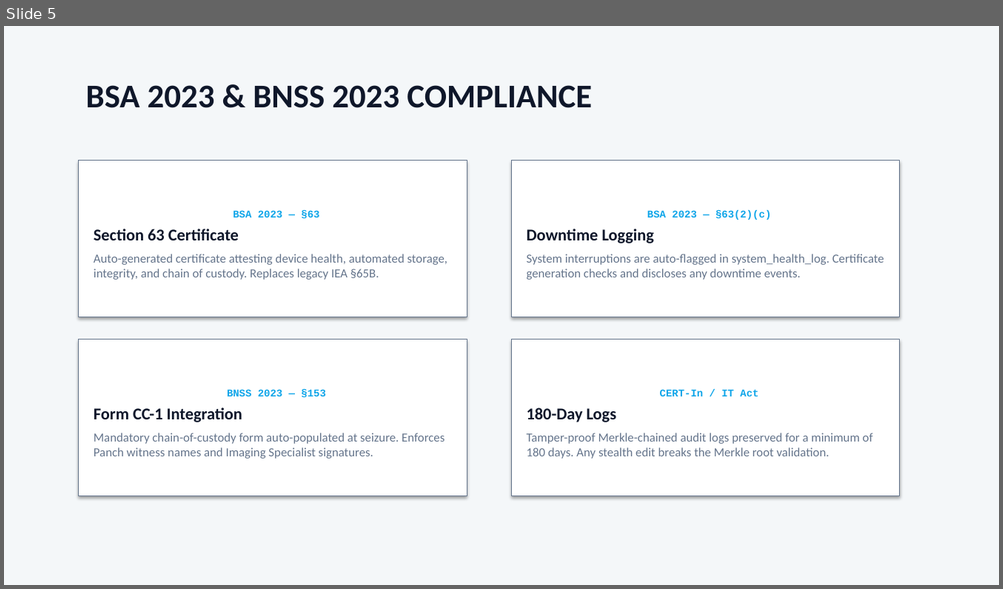
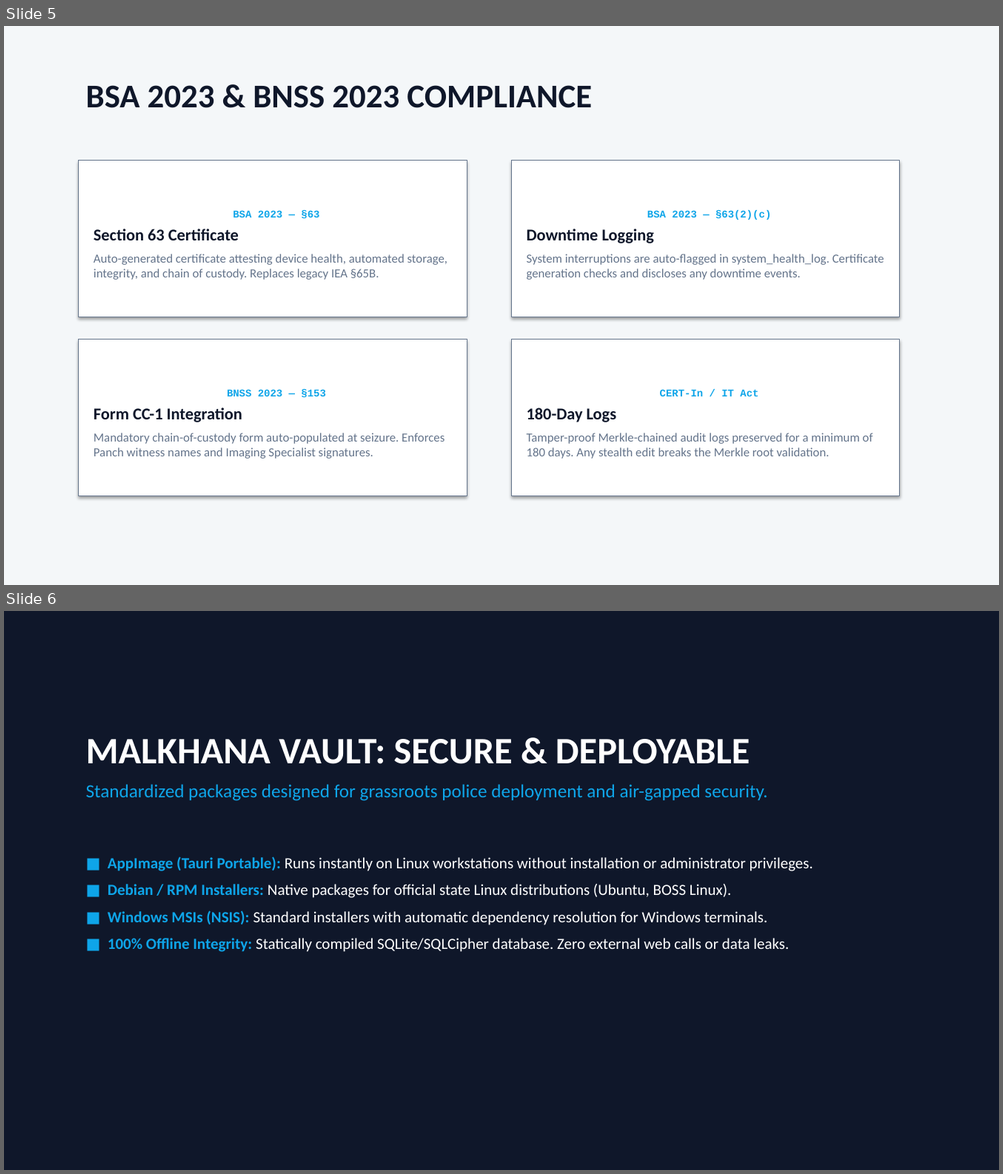
Before and after one commit to chandranshgupta/Malkhana, a slide deck: collateral/pitch-deck.pptx. Shown one above the other, each under a label of ours: slide 5 before the commit, slides 5 and 6 after it. The pictures are 1003x589 and 1003x1174 pixels, drawn with LibreOffice and Linux fonts; fonts in the diff are those of the drawing. Boxes give left, top, right and bottom in pixels: in the first picture for what was removed or moved away, otherwise in the second. Text is boxed around its words. In the diff, an @@ line names an element or a change of style, - is before the commit and + after.

```diff
--- a/collateral/pitch-deck.pptx
+++ b/collateral/pitch-deck.pptx
@@ slide 6 added at (4, 611, 999, 1170), background #FFFFFF @@
@@ rectangle added at (4, 611, 999, 1170), fill #0F172A, outline #0F172A 0.75 pt @@
@@ text added at (86, 739, 767, 801), 18 pt, text #0EA5E9 @@
+MALKHANA VAULT: SECURE & DEPLOYABLE
+Standardized packages designed for grassroots police deployment and air-gapped security.
@@ text added at (108, 857, 813, 952), 15 pt, text #FFFFFF @@
+■ AppImage (Tauri Portable): Runs instantly on Linux workstations without installation or administrator privileges.
+■ Debian / RPM Installers: Native packages for official state Linux distributions (Ubuntu, BOSS Linux).
+■ Windows MSIs (NSIS): Standard installers with automatic dependency resolution for Windows terminals.
+■ 100% Offline Integrity: Statically compiled SQLite/SQLCipher database. Zero external web calls or data leaks.
```
Also in this commit, not shown: 1 slide removed, 14 other files.
